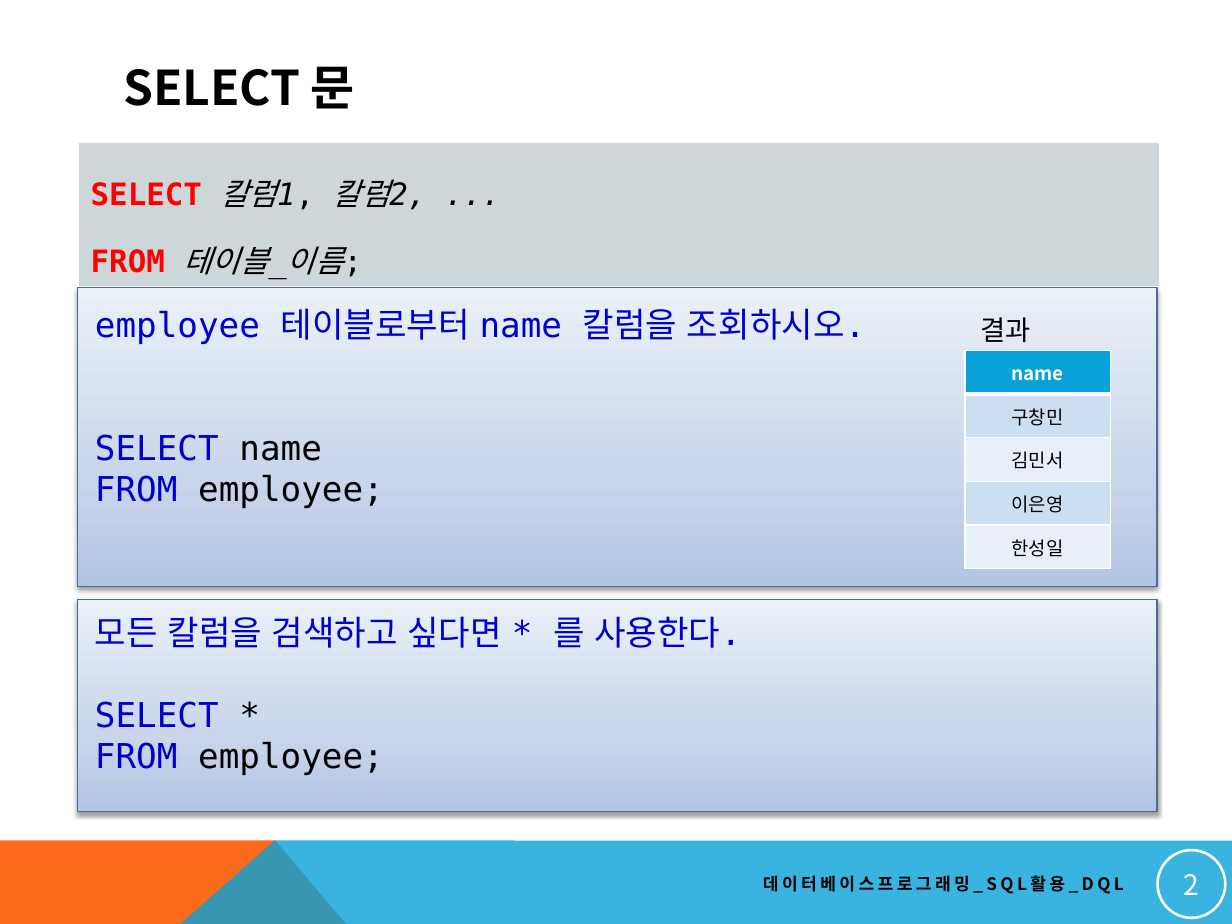
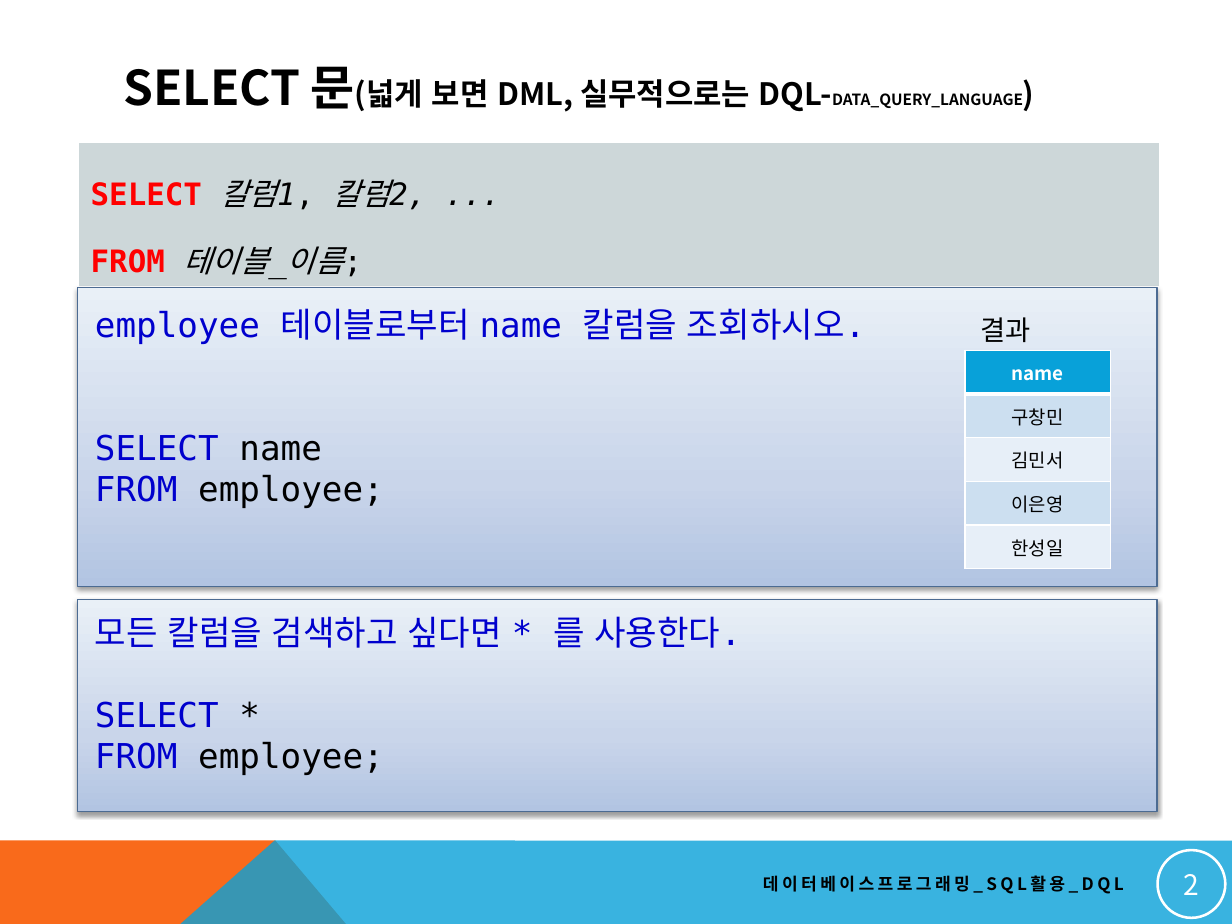
Before and after one commit to soeun1365/dbstudy, a slide deck: slide 2 of NEW_DBMS교안/13. 기본 SQL 작성하기_DQL 활용_1.pptx. Drawn at 1232x924 pixels with LibreOffice and Linux fonts; fonts in the diff are those of the drawing. Boxes give left, top, right and bottom in pixels: in the first picture for what was removed or moved away, otherwise in the second. Text is boxed around its words. In the diff, an @@ line names an element or a change of style, - is before the commit and + after.

```diff
--- a/NEW_DBMS교안/13. 기본 SQL 작성하기_DQL 활용_1.pptx
+++ b/NEW_DBMS교안/13. 기본 SQL 작성하기_DQL 활용_1.pptx
@@ title at [123,66,1023,112]: text changed; size 28 to 18 pt @@
-SELECT 문
+SELECT 문(넓게 보면 DML, 실무적으로는 DQL-DATA_QUERY_LANGUAGE)
```
Also in this commit, not shown: 7 other slides changed, 4 other files.
